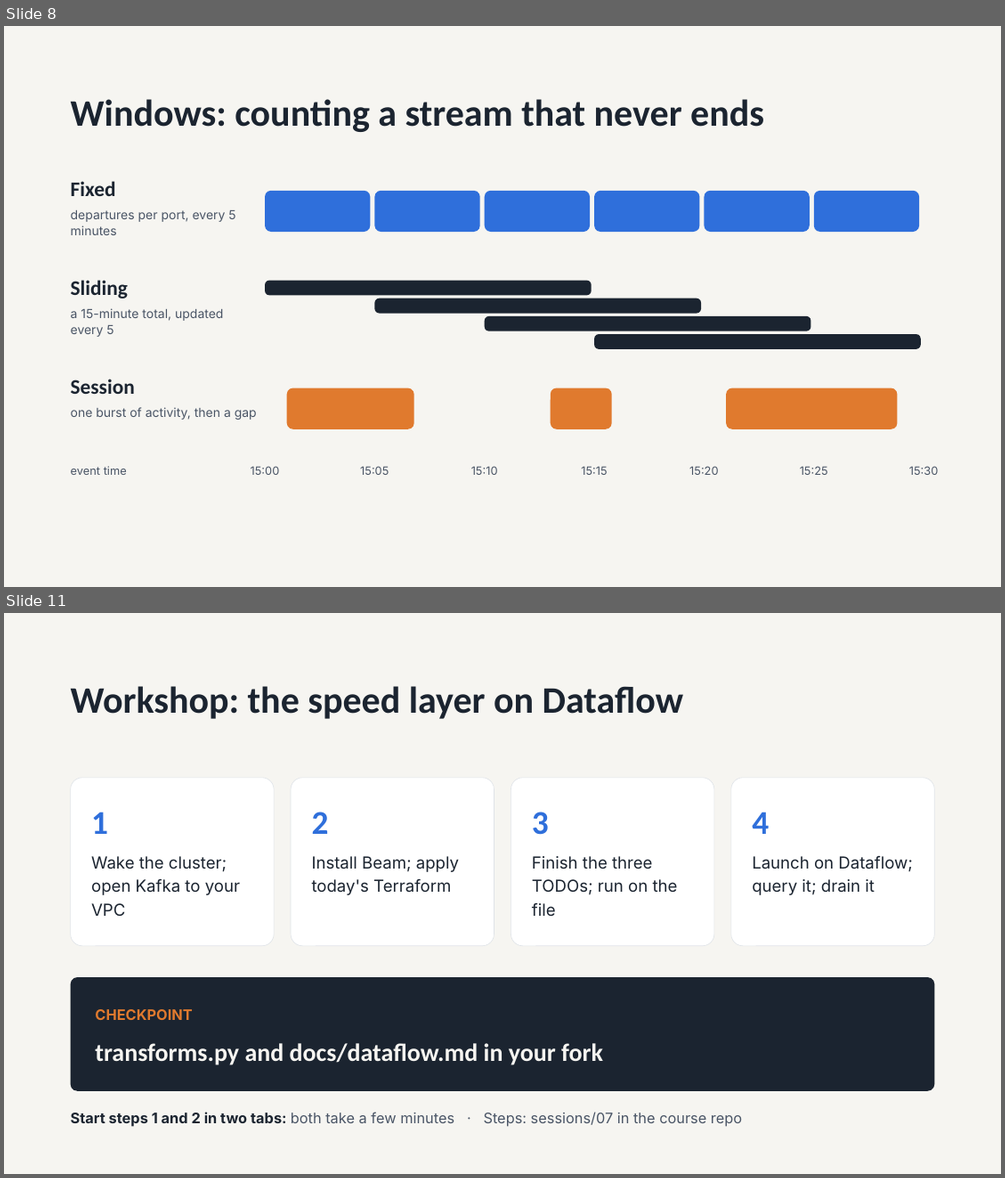
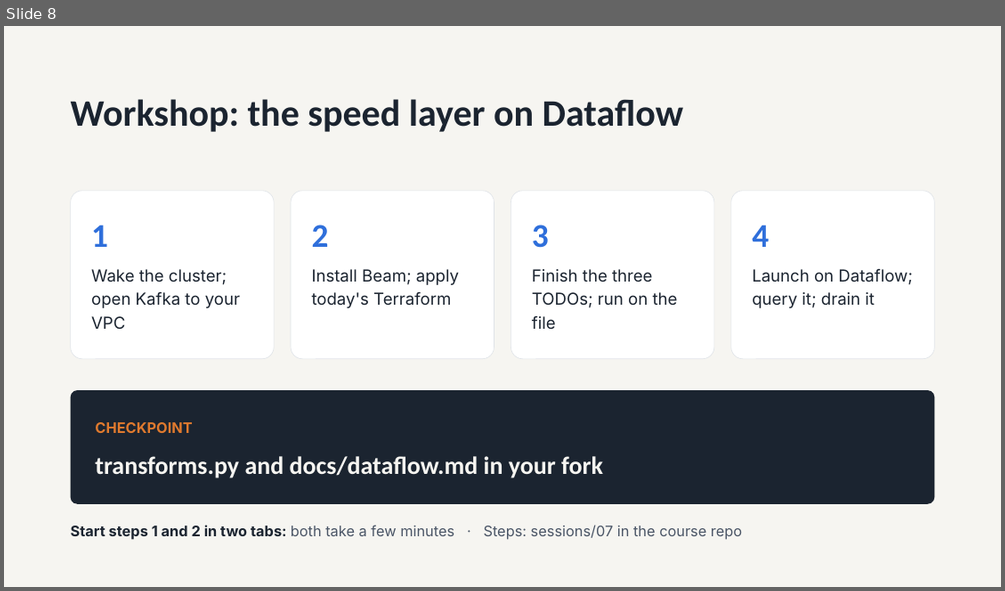
Before and after one commit to sham100768/cloud-computing-srh, a slide deck: sessions/07-dataflow/slides/session-07-dataflow.pptx. Shown one above the other, each under a label of ours: slides 8 and 11 before the commit, slide 8 after it; the slides between them are not shown. The pictures are 1005x1178 and 1005x591 pixels, drawn with LibreOffice and Linux fonts; fonts in the diff are those of the drawing. Boxes give left, top, right and bottom in pixels: in the first picture for what was removed or moved away, otherwise in the second. Text is boxed around its words. In the diff, an @@ line names an element or a change of style, - is before the commit and + after.

```diff
--- a/sessions/07-dataflow/slides/session-07-dataflow.pptx
+++ b/sessions/07-dataflow/slides/session-07-dataflow.pptx
@@ slide 8 removed at (x1=4, y1=26, x2=1001, y2=587), background #F6F5F1 @@
@@ title removed at (x1=71, y1=99, x2=764, y2=132) @@
-Windows: counting a stream that never ends
@@ text removed at (x1=71, y1=181, x2=116, y2=196) @@
-Fixed
@@ text removed at (x1=71, y1=210, x2=235, y2=235) @@
-departures per port, every 5 minutes
@@ rounded rectangle removed at (x1=265, y1=191, x2=371, y2=232) @@
@@ rounded rectangle removed at (x1=375, y1=191, x2=480, y2=232) @@
@@ rounded rectangle removed at (x1=485, y1=191, x2=591, y2=232) @@
@@ rounded rectangle removed at (x1=594, y1=191, x2=699, y2=232) @@
@@ rounded rectangle removed at (x1=704, y1=191, x2=809, y2=232) @@
@@ rounded rectangle removed at (x1=814, y1=191, x2=919, y2=232) @@
@@ text removed at (x1=71, y1=280, x2=128, y2=298) @@
-Sliding
@@ rounded rectangle removed at (x1=265, y1=281, x2=591, y2=295) @@
@@ text removed at (x1=71, y1=308, x2=223, y2=337) @@
-a 15-minute total, updated every 5
@@ rounded rectangle removed at (x1=375, y1=298, x2=702, y2=313) @@
@@ rounded rectangle removed at (x1=485, y1=316, x2=811, y2=331) @@
@@ rounded rectangle removed at (x1=594, y1=334, x2=921, y2=349) @@
@@ text removed at (x1=71, y1=378, x2=135, y2=394) @@
-Session
@@ rounded rectangle removed at (x1=287, y1=388, x2=413, y2=429) @@
@@ rounded rectangle removed at (x1=550, y1=388, x2=612, y2=429) @@
@@ rounded rectangle removed at (x1=727, y1=388, x2=898, y2=429) @@
@@ text removed at (x1=71, y1=407, x2=257, y2=419) @@
-one burst of activity, then a gap
@@ text removed at (x1=71, y1=466, x2=127, y2=475) @@
-event time
@@ text removed at (x1=251, y1=466, x2=280, y2=475) @@
-15:00
@@ text removed at (x1=360, y1=466, x2=388, y2=475) @@
-15:05
@@ text removed at (x1=471, y1=466, x2=498, y2=475) @@
-15:10
@@ text removed at (x1=581, y1=466, x2=607, y2=475) @@
-15:15
@@ text removed at (x1=689, y1=466, x2=718, y2=475) @@
-15:20
@@ text removed at (x1=800, y1=466, x2=828, y2=475) @@
-15:25
@@ text removed at (x1=909, y1=466, x2=938, y2=475) @@
-15:30
@@ what was slide 11 is now slide 8 @@
```
Also in this commit, not shown: 4 slides changed, 2 other slides removed.
